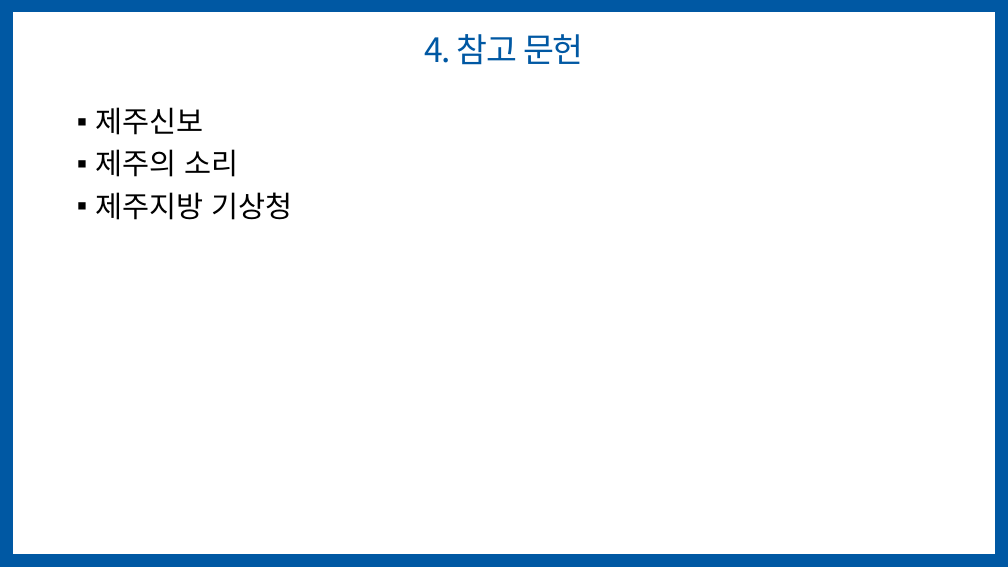
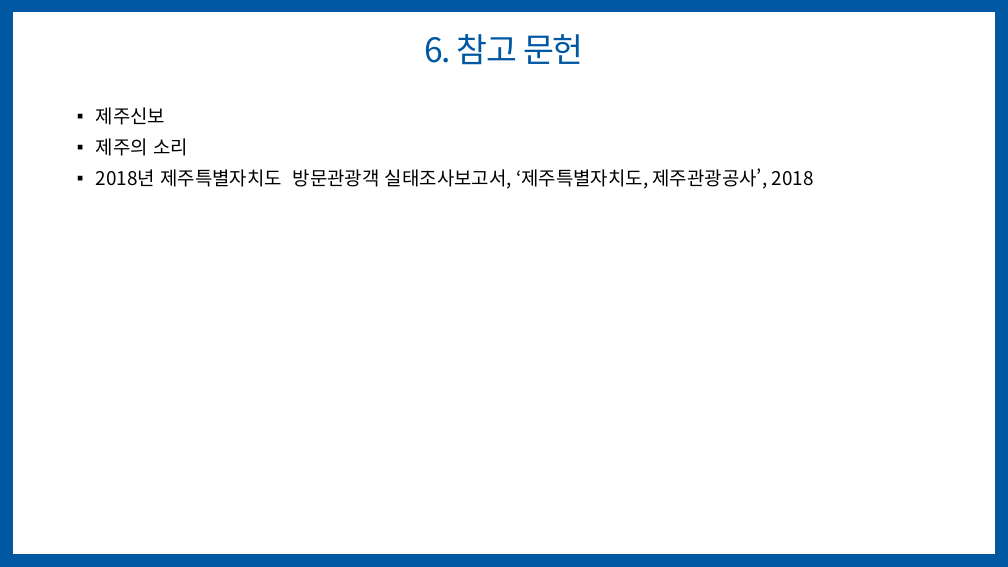
Before and after one commit to jihyeyun00/teamproject_python, a slide deck: slide 17 of 2차 팀프로젝트/6조_20200117.pptx. Drawn at 1008x567 pixels with LibreOffice and Linux fonts; fonts in the diff are those of the drawing. Boxes give left, top, right and bottom in pixels: in the first picture for what was removed or moved away, otherwise in the second. Text is boxed around its words. In the diff, an @@ line names an element or a change of style, - is before the commit and + after.

```diff
--- a/2차 팀프로젝트/6조_20200117.pptx
+++ b/2차 팀프로젝트/6조_20200117.pptx
@@ title at (424, 34, 583, 65): text changed @@
-4. 참고 문헌
+6. 참고 문헌
@@ text at (96, 107, 188, 156): size 28 to 18 pt in "제주신보", "제주의 소리" @@
@@ text at (96, 168, 814, 189): text changed; size 28 to 18 pt @@
-▪ 제주지방 기상청
+▪ 2018년 제주특별자치도 방문관광객 실태조사보고서, ‘제주특별자치도, 제주관광공사’, 2018
```
Also in this commit, not shown: 9 other slides changed, 1 other file.
